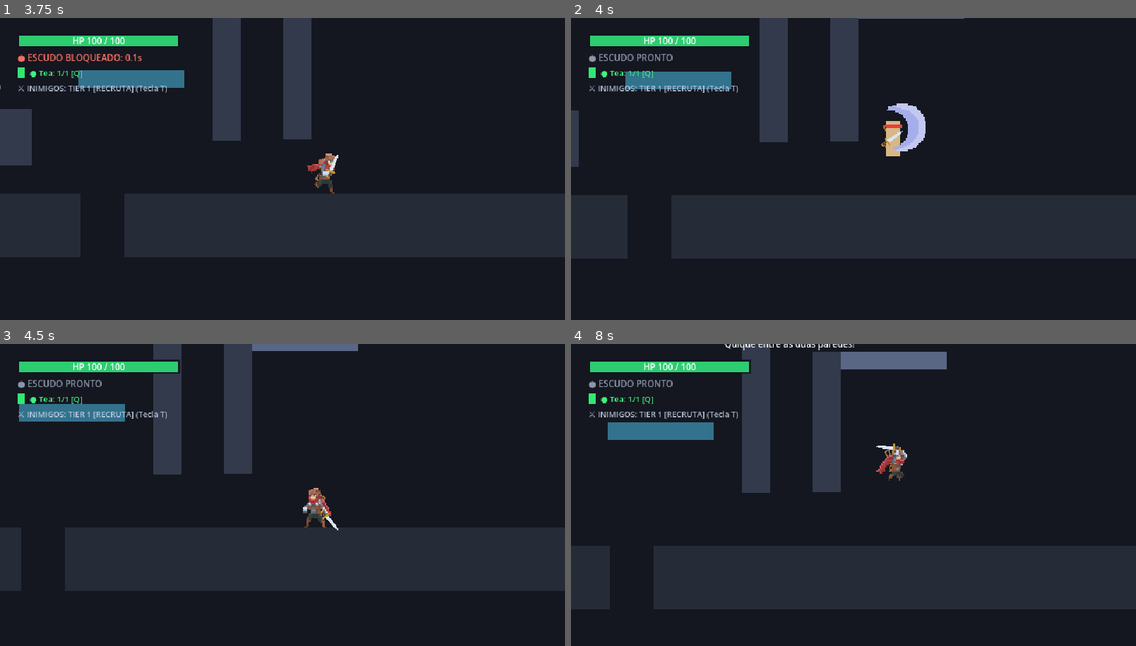
Above: before the commit, frames 1-4 (two rows, left to right).
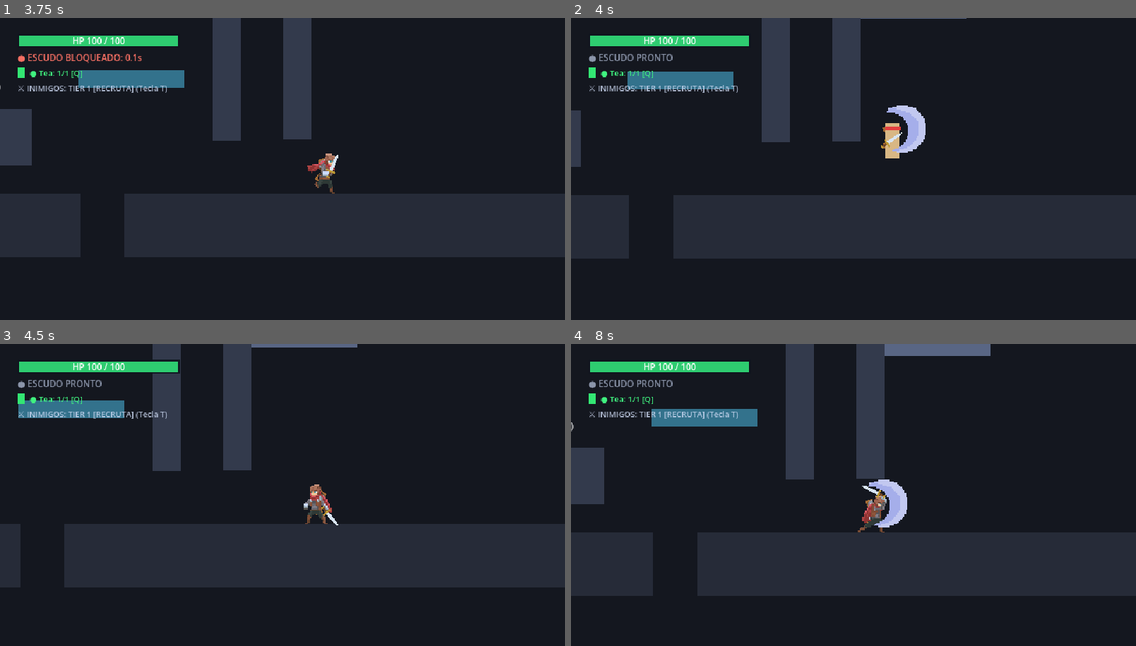
Above: after the commit, the same moments.

Repository: Theadrill/Godot-Roguelike-Prototype
Game: Godot game, scene res://src/world/movement_gym.tscn
Two runs of this game, one before a commit and one after it. Both use one fixed random seed, a clock stepped at 60 frames per second and the inputs below.
Inputs (mouse positions are in pixels of both pictures, inside the frame that each line leads up to):
- Up to frame 1 (3.75 s): tap A (move_left) at 0.5, 1.25, 2, 3.5 s; move the mouse to (406, 159) at 0.52 s; press the mouse at (406, 159) at 0.53 s; hold D (move_right) 0.53-2.03 s; tap Space (jump) at 0.77, 1.52, 3.02 s; move the mouse to (169, 193) at 1.27 s; release the mouse at (169, 193) at 1.28 s; click (169, 193) at 1.35 s; move the mouse to (339, 105) at 2.02 s; hold A (move_left) 2.03-2.78 s; hold Right mouse button (defend) 2.03-2.78 s; click (339, 105) at 2.3 s; move the mouse to (254, 241) at 2.77 s; hold D (move_right) from 2.78 s (still down); tap Q (heal) at 2.85 s; click (254, 241) at 3.05 s; move the mouse to (452, 223) at 3.52 s; hold E (interact) from 3.53 s (still down)
- Up to frame 2 (4 s): keep holding D (move_right); keep holding E (interact); tap Space (jump) at 3.77 s; click (1023, 223) at 3.8 s
- Up to frame 3 (4.5 s): tap A (move_left) at 4.25 s; move the mouse to (113, 455) at 4.27 s; release D (move_right) at 4.28 s; release E (interact) at 4.28 s; hold A (move_left) from 4.28 s (still down); tap Keypad 2 (look_down) at 4.35 s
- Up to frame 4 (8 s): tap Space (jump) at 4.52, 6.02, 6.77, 7.52 s; click (684, 455) at 4.55 s; move the mouse to (881, 504) at 5.02 s; release A (move_left) at 5.03 s; press the mouse at (881, 504) at 5.03 s; hold D (move_right) 5.03-5.78 s; tap Keypad 4 (look_left) at 5.1 s; move the mouse to (768, 422) at 5.77 s; release the mouse at (768, 422) at 5.78 s; hold A (move_left) 5.78-7.28 s; tap Keypad 6 (look_right) at 5.85 s; click (768, 422) at 6.05 s; move the mouse to (977, 485) at 6.52 s; hold Keypad 8 (look_up) 6.53-7.28 s; click (977, 485) at 6.8 s; move the mouse to (740, 519) at 7.27 s; hold D (move_right) from 7.28 s (still down); tap Shift (roll) at 7.35 s; click (740, 519) at 7.55 s

Frame 1 is identical in both runs. In frame 2, 1.2% of the frame differs, in the area x 1-70%, y 0-80%; in frame 3, 3.6%; in frame 4, 25%, in the area x 0-100%, y 0-88%.

Commit message:
feat(combat): implementar combo chaining fluido e input queueing no padrao Dead Cells

Diff:
--- a/src/entities/player/player.gd
+++ b/src/entities/player/player.gd
@@ -34,6 +34,7 @@
 @export_range(0.5, 3.0, 0.05) var fall_gravity_multiplier: float = 1.35                     # Snappy fall (Dead Cells)
 @export_range(0.0, 0.3, 0.01, "suffix:s") var coyote_duration: float = 0.12
 @export_range(0.0, 0.3, 0.01, "suffix:s") var jump_buffer_duration: float = 0.12
+@export_range(0.0, 0.3, 0.01, "suffix:s") var attack_buffer_duration: float = 0.15
 @export_range(100.0, 600.0, 10.0, "suffix:px") var hard_landing_min_distance: float = 180.0
 @export_range(0.05, 0.5, 0.01, "suffix:s") var hard_landing_duration: float = 0.18
 
@@ -72,6 +73,7 @@
 
 var coyote_timer: float = 0.0
 var jump_buffer_timer: float = 0.0
+var attack_buffer_timer: float = 0.0
 var can_double_jump: bool = false
 var facing_direction: int = 1
 
@@ -585,12 +587,19 @@
 
 	if is_input_locked:
 		jump_buffer_timer = 0.0
+		attack_buffer_timer = 0.0
 	else:
 		if jump_buffer_timer > 0.0:
 			jump_buffer_timer = max(0.0, jump_buffer_timer - delta)
 
 		if Input.is_action_just_pressed("jump"):
 			jump_buffer_timer = jump_buffer_duration
+
+		if attack_buffer_timer > 0.0:
+			attack_buffer_timer = max(0.0, attack_buffer_timer - delta)
+
+		if Input.is_action_just_pressed("attack_primary"):
+			attack_buffer_timer = attack_buffer_duration
 
 	# Hit flash timer
 	if flash_timer > 0.0:
--- a/src/entities/player/states/attack_state.gd
+++ b/src/entities/player/states/attack_state.gd
@@ -7,13 +7,14 @@
 var current_step: int = 0
 var attack_timer: float = 0.0
 var combo_buffered: bool = false
+var queued_combo_presses: int = 0
 var last_attack_end_msec: int = -10000
 var last_completed_step: int = -1
 
 var is_charging: bool = false
 var charge_progress: float = 0.0
 
-const COMBO_WINDOW: float = 0.32
+const COMBO_WINDOW: float = 0.55
 
 func enter() -> void:
 	player = character as Player
@@ -24,6 +25,7 @@
 		charge_progress = 0.0
 		current_step = 0
 		last_completed_step = -1
+		queued_combo_presses = 0
 		# Windup pose: pull weapon back
 		if player.main_hand_socket:
 			player.main_hand_socket.rotation_degrees = -65.0
@@ -31,13 +33,14 @@
 
 	is_charging = false
 	var elapsed_sec: float = float(Time.get_ticks_msec() - last_attack_end_msec) / 1000.0
-	var combo_window: float = player.weapon.attack_cooldown + 0.45 if player.weapon else COMBO_WINDOW
+	var combo_window: float = COMBO_WINDOW
 	if elapsed_sec <= combo_window and last_completed_step >= 0 and (last_completed_step + 1 < player.weapon.combo_durations.size()):
 		current_step = last_completed_step + 1
 	else:
 		current_step = 0
 		last_completed_step = -1
 
+	queued_combo_presses = 0
 	_start_combo_step(0.0)
 
 func _start_combo_step(charge_ratio: float = 0.0) -> void:
@@ -153,8 +156,6 @@
 	player.hitbox.set_active(false)
 	player.set_slash_visual(false, 0, false, false)
 	combo_buffered = false
-	if player.attack_cooldown_timer <= 0.0:
-		player.attack_cooldown_timer = player.weapon.attack_cooldown
 	last_attack_end_msec = Time.get_ticks_msec()
 
 func physics_update(delta: float) -> void:
@@ -221,9 +222,10 @@
 		state_machine.transition_to("slide")
 		return
 
-	# Input buffer: buffer next hit if player taps attack again during this swing
+	# Input queue / buffer: any tap during the swing queues the next combo hit!
 	if Input.is_action_just_pressed("attack_primary"):
 		combo_buffered = true
+		queued_combo_presses = mini(3, queued_combo_presses + 1)
 
 	# Decelerate horizontal impulse on ground; maintain full natural gravity in air
 	if player.is_on_floor():
@@ -240,23 +242,28 @@
 		last_attack_end_msec = Time.get_ticks_msec()
 		last_completed_step = current_step
 
-		# Combo continuation condition:
+		# Combo continuation condition (Dead Cells design):
 		# 1. Player is holding the attack button (continuous auto-chain combo)
-		# 2. Player tapped attack again during the swing (buffered next hit)
-		var wants_combo: bool = combo_buffered or Input.is_action_pressed("attack_primary")
+		# 2. Player tapped attack again during the swing (queued next hit)
+		var wants_combo: bool = combo_buffered or queued_combo_presses > 0 or Input.is_action_pressed("attack_primary")
 		var has_next_step: bool = current_step + 1 < player.weapon.combo_durations.size()
 
 		if wants_combo and has_next_step:
+			if queued_combo_presses > 0:
+				queued_combo_presses -= 1
 			current_step += 1
 			_start_combo_step(0.0)
 			return
 
-		# Combo chain ended or reached finisher or single tap with no continuation:
+		# Combo chain ended or reached finisher:
 		if current_step + 1 >= player.weapon.combo_durations.size():
 			player.attack_cooldown_timer = player.weapon.combo_finisher_cooldown
 			last_completed_step = -1 # Finisher done, next chain starts from step 0
-		else:
-			player.attack_cooldown_timer = player.weapon.attack_cooldown
+			queued_combo_presses = 0
+		else:
+			# Intermediate step completed without immediate continuation:
+			# Zero cooldown during combo window (Dead Cells principle)!
+			player.attack_cooldown_timer = 0.0
 
 		if player.player_sprite:
 			player.player_sprite.speed_scale = 1.0
--- a/src/entities/player/states/crouch_state.gd
+++ b/src/entities/player/states/crouch_state.gd
@@ -42,7 +42,8 @@
 		return
 
 	# Attack from crouch (supports holding button)
-	if Input.is_action_pressed("attack_primary") and player.can_attack():
+	if (Input.is_action_pressed("attack_primary") or player.attack_buffer_timer > 0.0) and player.can_attack():
+		player.attack_buffer_timer = 0.0
 		if player.is_ranged_weapon_equipped():
 			state_machine.transition_to("rangedattack")
 		else:
--- a/src/entities/player/states/double_jump_state.gd
+++ b/src/entities/player/states/double_jump_state.gd
@@ -45,7 +45,8 @@
 		return
 
 	# Attack in air (supports holding button)
-	if Input.is_action_pressed("attack_primary") and player.can_attack():
+	if (Input.is_action_pressed("attack_primary") or player.attack_buffer_timer > 0.0) and player.can_attack():
+		player.attack_buffer_timer = 0.0
 		if player.is_ranged_weapon_equipped():
 			state_machine.transition_to("rangedattack")
 		else:
--- a/src/entities/player/states/fall_state.gd
+++ b/src/entities/player/states/fall_state.gd
@@ -83,7 +83,8 @@
 		return
 
 	# Attack in air (supports holding button)
-	if Input.is_action_pressed("attack_primary") and player.can_attack():
+	if (Input.is_action_pressed("attack_primary") or player.attack_buffer_timer > 0.0) and player.can_attack():
+		player.attack_buffer_timer = 0.0
 		if player.is_ranged_weapon_equipped():
 			state_machine.transition_to("rangedattack")
 		else:
--- a/src/entities/player/states/idle_state.gd
+++ b/src/entities/player/states/idle_state.gd
@@ -86,8 +86,9 @@
 		state_machine.transition_to("guard")
 		return
 
-	# Attack check (Melee vs Ranged - supports holding button)
-	if Input.is_action_pressed("attack_primary") and player.can_attack():
+	# Attack check (Melee vs Ranged - supports holding button and buffered input)
+	if (Input.is_action_pressed("attack_primary") or player.attack_buffer_timer > 0.0) and player.can_attack():
+		player.attack_buffer_timer = 0.0
 		if player.is_ranged_weapon_equipped():
 			state_machine.transition_to("rangedattack")
 		else:
--- a/src/entities/player/states/jump_state.gd
+++ b/src/entities/player/states/jump_state.gd
@@ -43,7 +43,8 @@
 		return
 
 	# Attack in air (supports holding button)
-	if Input.is_action_pressed("attack_primary") and player.can_attack():
+	if (Input.is_action_pressed("attack_primary") or player.attack_buffer_timer > 0.0) and player.can_attack():
+		player.attack_buffer_timer = 0.0
 		if player.is_ranged_weapon_equipped():
 			state_machine.transition_to("rangedattack")
 		else:
--- a/src/entities/player/states/run_state.gd
+++ b/src/entities/player/states/run_state.gd
@@ -40,8 +40,9 @@
 		state_machine.transition_to("guard")
 		return
 
-	# Attack check (supports holding button)
-	if Input.is_action_pressed("attack_primary") and player.can_attack():
+	# Attack check (supports holding button and buffered input)
+	if (Input.is_action_pressed("attack_primary") or player.attack_buffer_timer > 0.0) and player.can_attack():
+		player.attack_buffer_timer = 0.0
 		if player.is_ranged_weapon_equipped():
 			state_machine.transition_to("rangedattack")
 		else:
